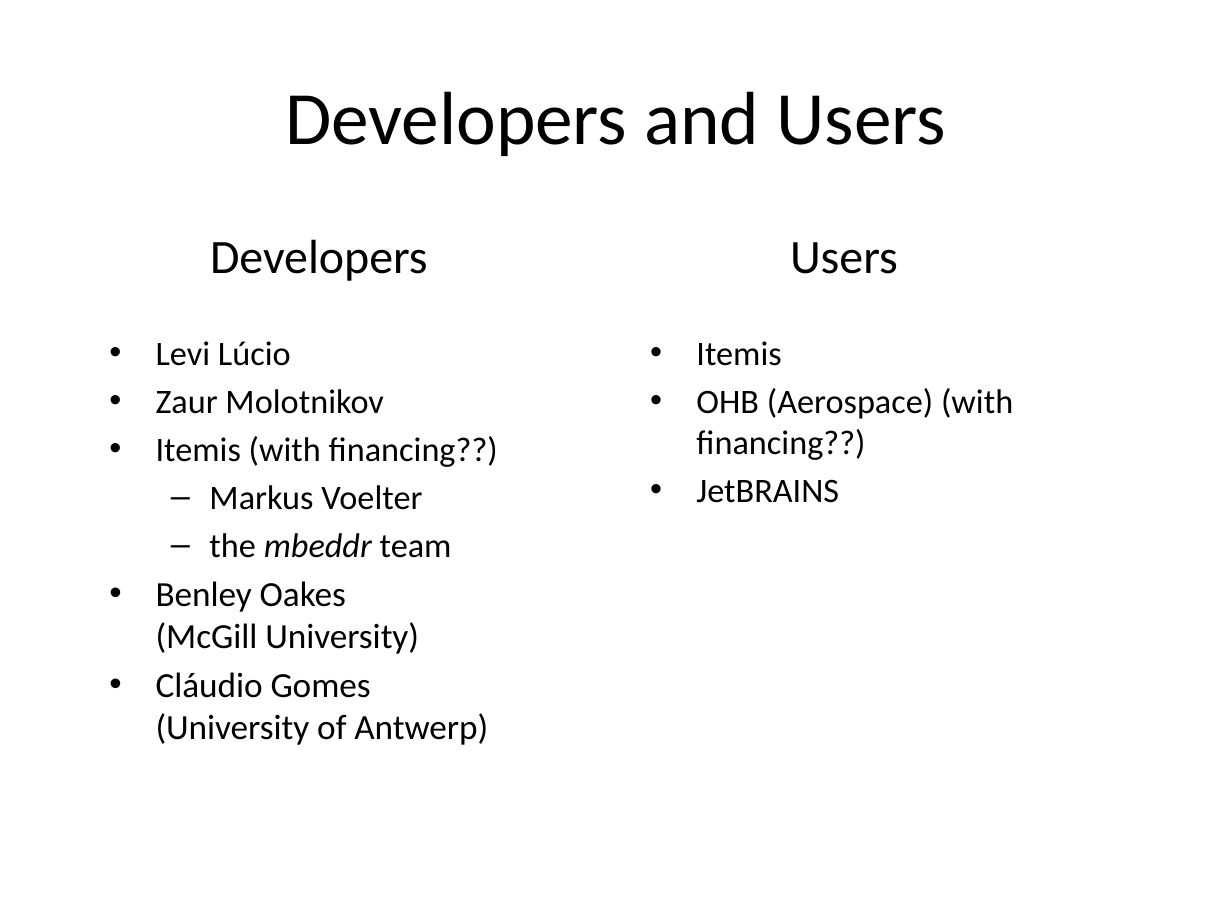
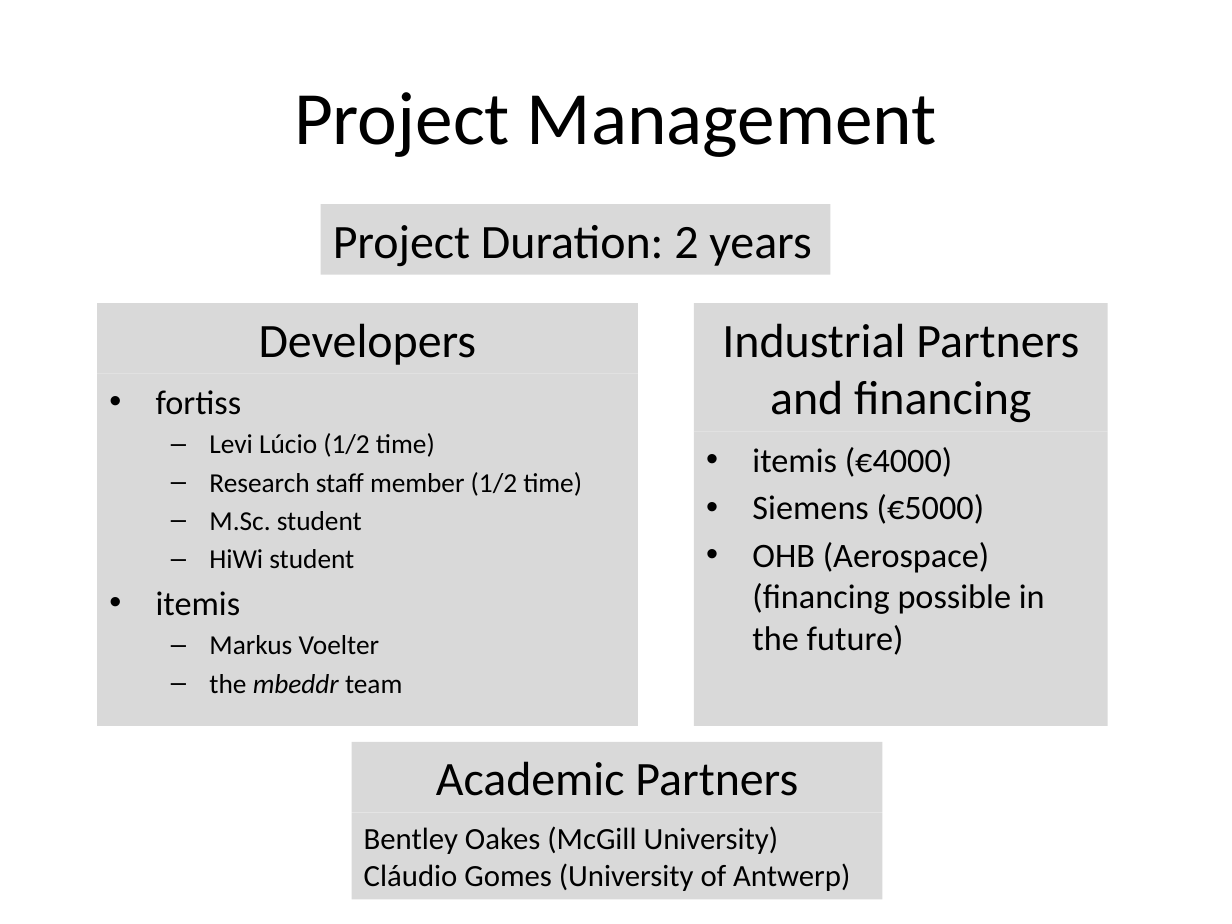
Before and after one commit to levilucio/cert_mbeddr, a slide deck: slide 5 of presentations/cert-mbeddr.pptx. Drawn at 1232x924 pixels with LibreOffice and Linux fonts; fonts in the diff are those of the drawing. Boxes give left, top, right and bottom in pixels: in the first picture for what was removed or moved away, otherwise in the second. Text is boxed around its words. In the diff, an @@ line names an element or a change of style, - is before the commit and + after.

Commit message:
added project management info

```diff
--- a/presentations/cert-mbeddr.pptx
+++ b/presentations/cert-mbeddr.pptx
@@ title at [294, 92, 937, 157]: text changed @@
-Developers and Users
+Project Management
@@ rectangle added at [320, 205, 830, 275], fill #D9D9D9, 28 pt, text #000000 @@
+Project Duration: 2 years
@@ text removed at [790, 242, 898, 274] @@
-Users
@@ rectangle "Developers": place and size @@
-rectangle "Developers" at [210, 239, 428, 281]
+rectangle "Developers" at [97, 303, 638, 373]
@@ rectangle "Developers" at [97, 303, 638, 373]: alignment left to centre; fill none to #D9D9D9 @@
@@ rectangle added at [694, 303, 1108, 431], fill #D9D9D9, 28 pt, text #000000 @@
+Industrial Partners
+and financing
@@ text "fortiss" at [97, 373, 638, 726]: fill none to #D9D9D9 @@
@@ text "fortiss": place and size @@
-text "fortiss" at [156, 341, 498, 745]
+text "fortiss" at [97, 373, 638, 726]
@@ text at [156, 390, 582, 616]: text changed; size 20 to 16 pt @@
-• Levi Lúcio
-• Zaur Molotnikov
-• Itemis (with financing??)
+• fortiss
+  – Levi Lúcio (1/2 time)
+  – Research staff member (1/2 time)
+  – M.Sc. student
+  – HiWi student
+• itemis
@@ rectangle "itemis (€4000)": place and size @@
-rectangle "itemis (€4000)" at [696, 341, 1013, 503]
+rectangle "itemis (€4000)" at [694, 431, 1108, 726]
@@ rectangle "itemis (€4000)" at [694, 431, 1108, 726]: fill none to #D9D9D9 @@
@@ text in rectangle at [752, 447, 1045, 655]: text changed @@
-• Itemis
-• OHB (Aerospace) (with financing??)
-• JetBRAINS
+• itemis (€4000)
+• Siemens (€5000)
+• OHB (Aerospace) (financing possible in the future)
@@ text at [156, 581, 488, 745]: paragraphs removed @@
-• Benley Oakes
-  (McGill University)
-• Cláudio Gomes (University of Antwerp)
@@ text at [209, 635, 402, 693]: size 20 to 16 pt in "Markus Voelter", "the mbeddr team" @@
@@ rectangle added at [351, 742, 882, 812], fill #D9D9D9, 28 pt, text #000000 @@
+Academic Partners
@@ rectangle added at [351, 812, 882, 899], fill #D9D9D9, 18 pt, text #000000 @@
+Bentley Oakes (McGill University)
+Cláudio Gomes (University of Antwerp)
```
Also in this commit, not shown: 2 other slides changed, 2 slides added, 6 other files.
